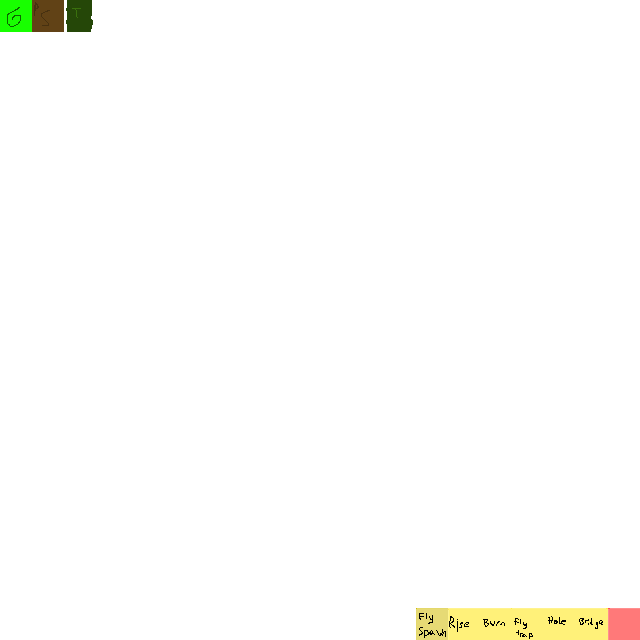
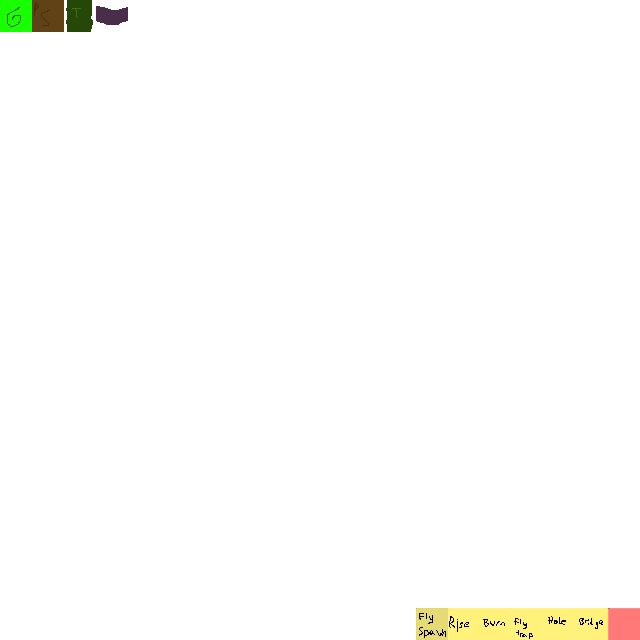
Layer changes from the first 640x640 image to the second:
painted on "Background" over left=96, top=6, right=128, bottom=25
